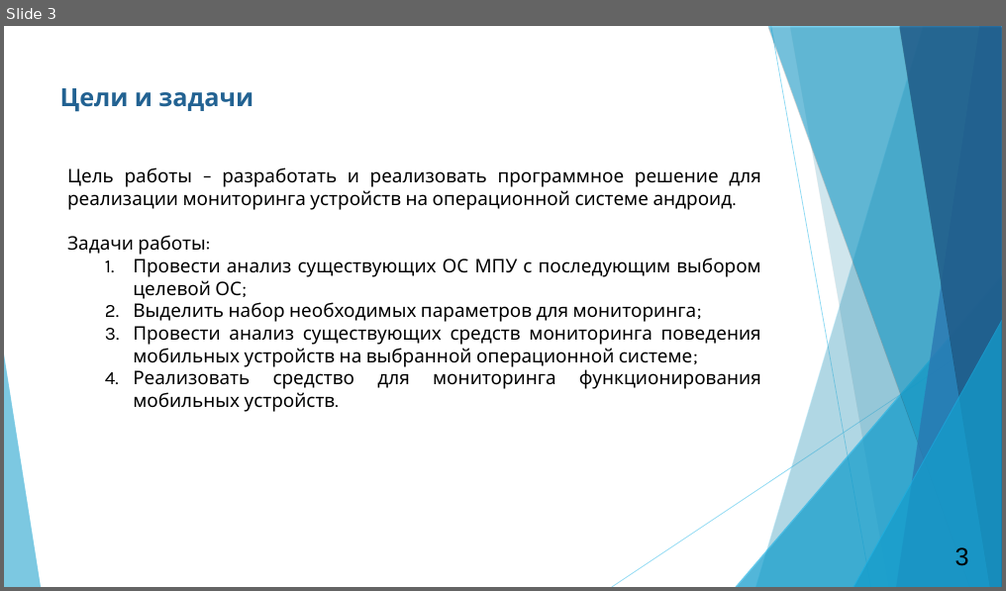
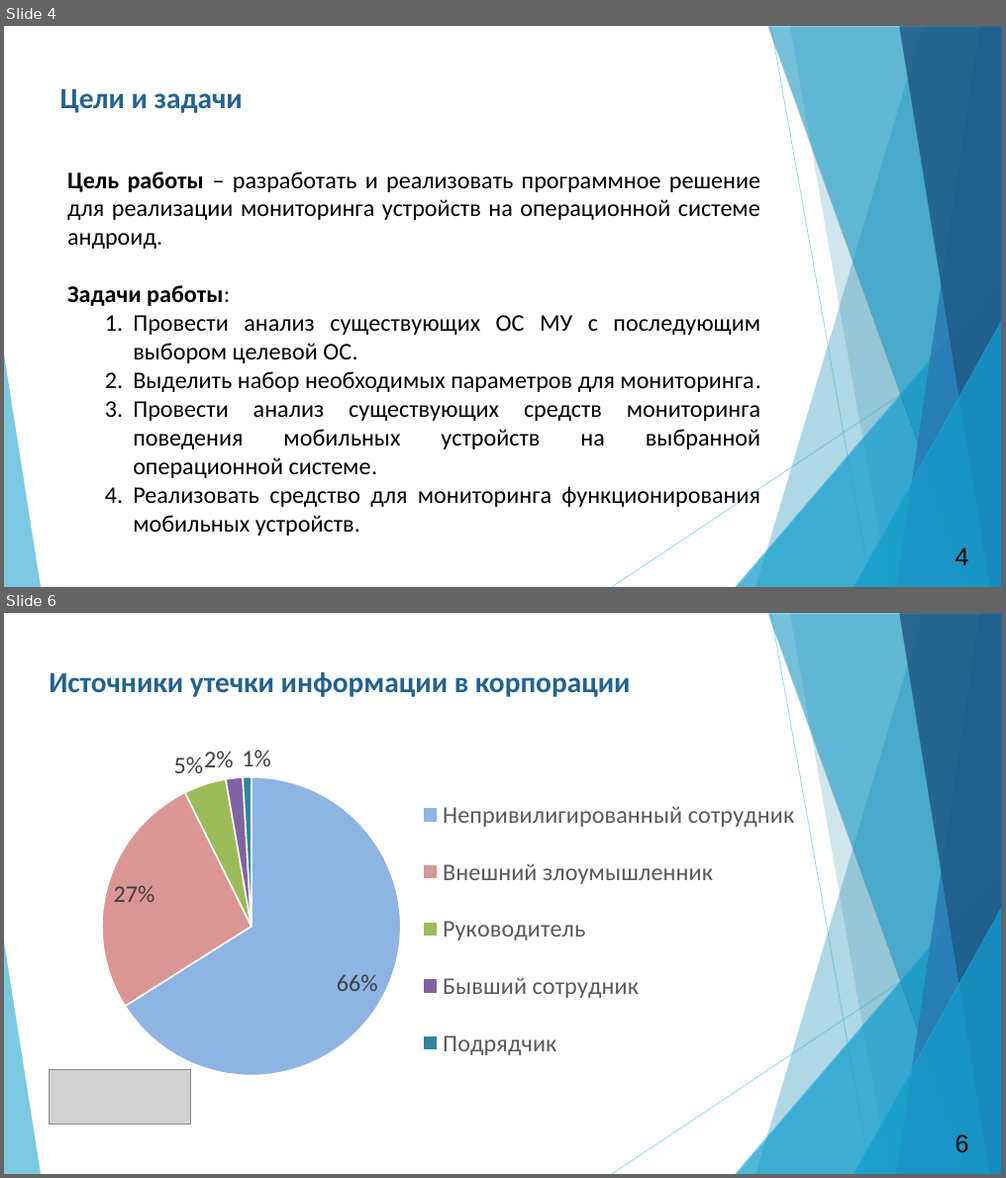
Before and after one commit to redmolle/BehavioralAnalysis, a slide deck: docs/Презентация/Презентация.pptx. Shown one above the other, each under a label of ours: slide 3 before the commit, slides 4 and 6 after it; the slides between them are not shown. The pictures are 1006x591 and 1006x1178 pixels, drawn with LibreOffice and Linux fonts; fonts in the diff are those of the drawing; grey boxes stand for pictures. Boxes give left, top, right and bottom in pixels: in the first picture for what was removed or moved away, otherwise in the second. Text is boxed around its words. In the diff, an @@ line names an element or a change of style, - is before the commit and + after.

```diff
--- a/docs/Презентация/Презентация.pptx
+++ b/docs/Презентация/Презентация.pptx
@@ slide 6 added at bbox=[4, 613, 1002, 1174], background #FFFFFF; not listed: 10 template elements that a slide beside it also shows @@
@@ title added at bbox=[49, 672, 631, 697], 28 pt, text #226292, bold @@
+Источники утечки информации в корпорации
@@ pie chart added at bbox=[27, 722, 939, 1125] @@
+categories: Непривилигированный сотрудник, Внешний злоумышленник, Руководитель, Бывший сотрудник, Подрядчик
+Series 1: 66, 27, 5, 2, 1
@@ picture added at bbox=[49, 1069, 191, 1124] @@
@@ page number added at bbox=[955, 1135, 969, 1154], 24 pt, text #000000 @@
+6
@@ what was slide 3 is now slide 4 @@
@@ slide 4 changed as well @@
@@ title "Цели и задачи" at bbox=[60, 89, 243, 113]: size 24 to 28 pt, font Karla to Calibri @@
@@ text at bbox=[67, 172, 760, 536]: size 18 to 23 pt, font Karla to Calibri in "Цель работы – разработать и реализовать программное ...", "Задачи работы:", "Реализовать средство для мониторинга функционирования мобиль ..."; bold on in "Цель работы", "Задачи работы:" @@
@@ text at bbox=[133, 315, 761, 478]: text changed; size 18 to 23 pt; font Karla to Calibri @@
-  1. Провести анализ существующих ОС МПУ с последующим выбором целевой ОС;
-  2. Выделить набор необходимых параметров для мониторинга;
-  3. Провести анализ существующих средств мониторинга поведения мобильных устройств на выбранной операционной системе;
+  1. Провести анализ существующих ОС МУ с последующим выбором целевой ОС.
+  2. Выделить набор необходимых параметров для мониторинга.
+  3. Провести анализ существующих средств мониторинга поведения мобильных устройств на выбранной операционной системе.
@@ page number at bbox=[955, 548, 969, 566]: text changed @@
-3
+4
```
Also in this commit, not shown: 11 other slides changed, 1 other slide added, 1 slide removed, 6 other files.
